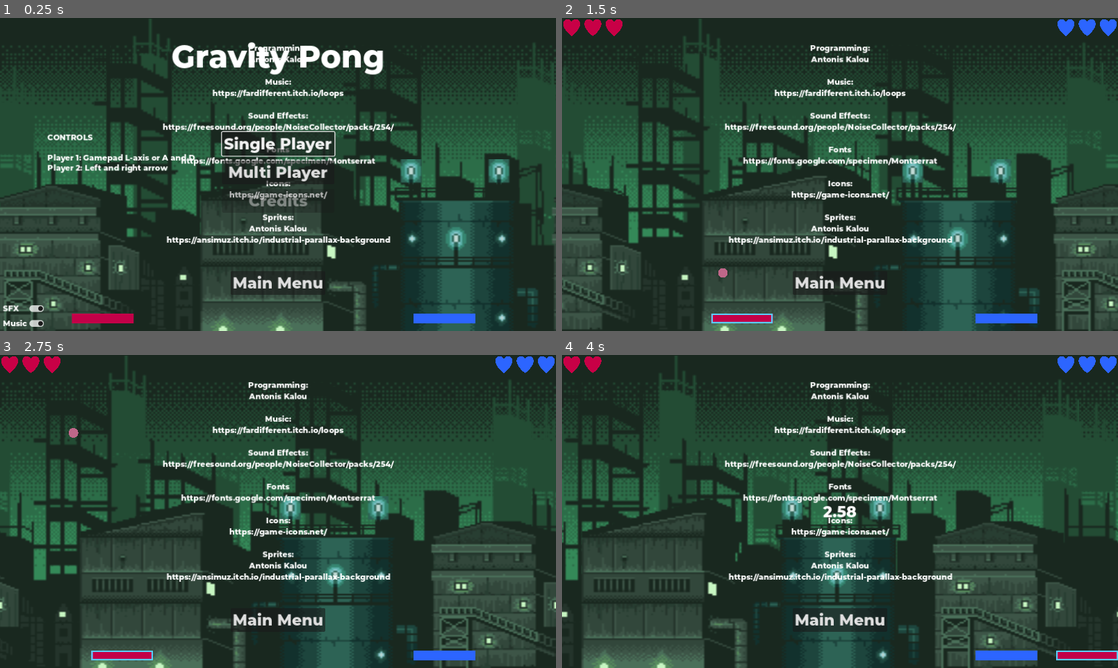
Above: before the commit, frames 1-4 (two rows, left to right).
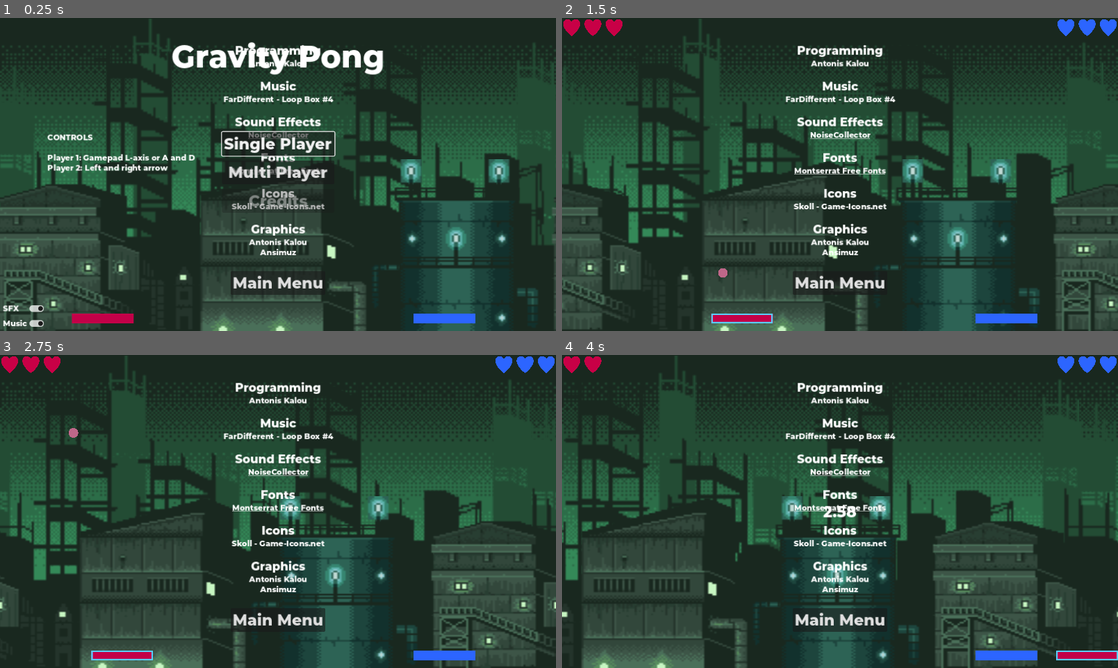
Above: after the commit, the same moments.

Repository: antoniskalou/GravityPong
Game: Godot game, scene res://src/main.tscn
The game is run twice, just before and just after one commit, with the same random seed, the same clock (stepped at 60 frames per second) and the same inputs.
Inputs:
- Up to frame 1 (0.25 s): no input
- Up to frame 2 (1.5 s): click "Single Player" at 0.5 s; hold D (move_right) from 1.28 s (still down); tap Left (move_left_2) at 1.35 s
- Up to frame 3 (2.75 s): release D (move_right) at 2.03 s; hold A (move_left) from 2.03 s (still down); tap Right (move_right_2) at 2.1 s
- Up to frame 4 (4 s): release A (move_left) at 2.78 s; hold D (move_right) from 2.78 s (still down); tap Left (move_left_2) at 2.85 s; tap Right (move_right_2) at 3.6 s

The runs differ from the first frame. In frame 1, 4.4% of the frame differs, in the area x 29-71%, y 8-76%; in frame 2, 5.0%; in frame 3, 5.0%; in frame 4, 5.0%.

Commit message:
Add rich text credits

Diff:
--- a/src/hud.tscn
+++ b/src/hud.tscn
@@ -10,38 +10,40 @@
 
 [node name="Credits" type="CanvasLayer" parent="."]
 
-[node name="Credits" type="Label" parent="Credits"]
-anchors_preset = 8
-anchor_left = 0.5
-anchor_top = 0.5
-anchor_right = 0.5
-anchor_bottom = 0.5
-offset_left = -239.5
-offset_top = -272.0
-offset_right = 239.5
-offset_bottom = 160.0
-grow_horizontal = 2
-grow_vertical = 2
-theme = ExtResource("2_dbnox")
-text = "Programming:
+[node name="Credits" type="RichTextLabel" parent="Credits"]
+anchors_preset = 8
+anchor_left = 0.5
+anchor_top = 0.5
+anchor_right = 0.5
+anchor_bottom = 0.5
+offset_left = -239.0
+offset_top = -293.0
+offset_right = 240.0
+offset_bottom = 177.0
+grow_horizontal = 2
+grow_vertical = 2
+theme = ExtResource("2_dbnox")
+bbcode_enabled = true
+text = "[center]
+[font_size=24]Programming[/font_size]
 Antonis Kalou
 
-Music:
-https://fardifferent.itch.io/loops
-
-Sound Effects:
-https://freesound.org/people/NoiseCollector/packs/254/
-
-Fonts
-https://fonts.google.com/specimen/Montserrat
-
-Icons:
-https://game-icons.net/
-
-Sprites:
+[font_size=24]Music[/font_size]
+[url=https://fardifferent.itch.io/loops]FarDifferent - Loop Box #4[/url]
+
+[font_size=24]Sound Effects[/font_size]
+[url=https://freesound.org/people/NoiseCollector/]NoiseCollector[/url]
+
+[font_size=24]Fonts[/font_size]
+[url=https://fonts.google.com/specimen/Montserrat]Montserrat Free Fonts[/url]
+
+[font_size=24]Icons[/font_size]
+[url=https://game-icons.net/]Skoll - Game-Icons.net[/url]
+
+[font_size=24]Graphics[/font_size]
 Antonis Kalou
-https://ansimuz.itch.io/industrial-parallax-background"
-horizontal_alignment = 1
+[url=https://ansimuz.itch.io/industrial-parallax-background]Ansimuz[/url]
+[/center]"
 
 [node name="MainMenu" type="Button" parent="Credits"]
 anchors_preset = 7
